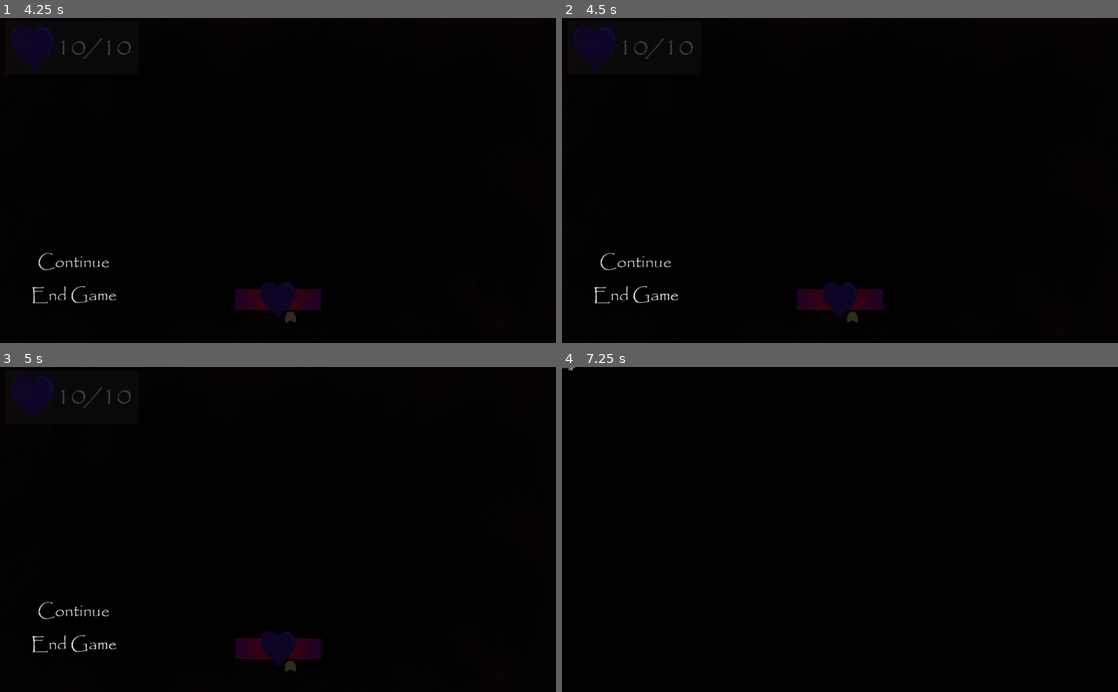
Above: before the commit, frames 1-4 (two rows, left to right).
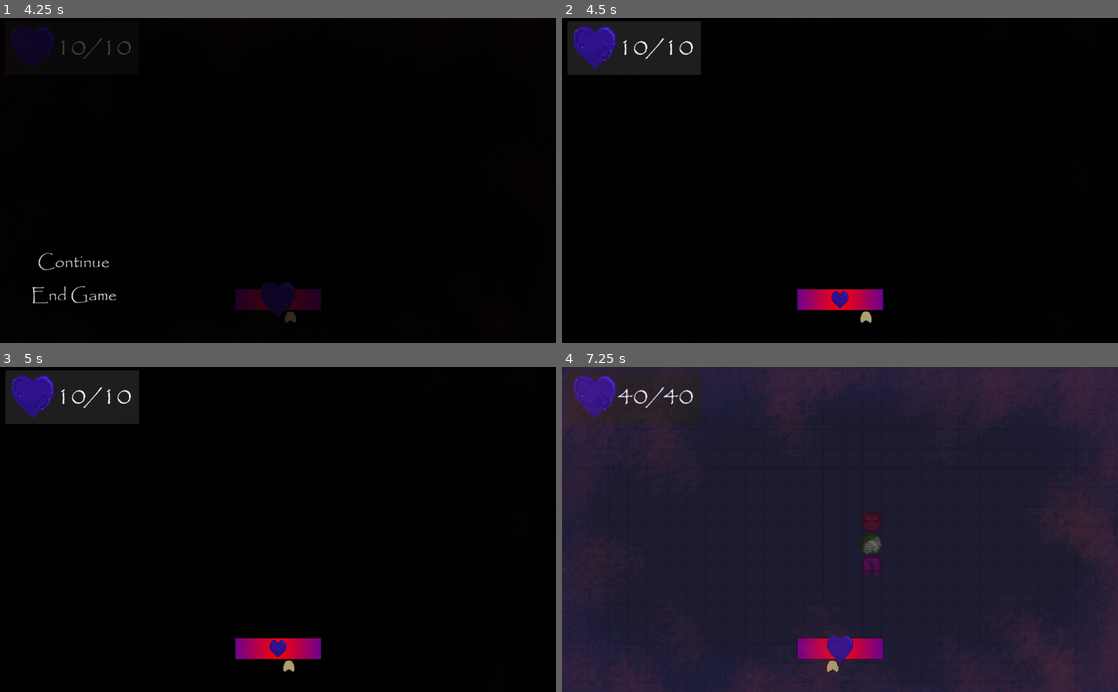
Above: after the commit, the same moments.

Repository: ColdCalzone/GWJ-30
Game: Godot game, scene res://hud/HUD.tscn
Two runs of this game, one before a commit and one after it. Both use one fixed random seed, a clock stepped at 60 frames per second and the inputs below. Before the commit the project has no main scene; this scene is started directly in both runs.
Inputs (mouse positions are in pixels of both pictures, inside the frame that each line leads up to):
- Up to frame 1 (4.25 s): tap Enter (ui_accept) at 0.5, 0.77, 1.52, 3.02, 3.77 s; move the mouse to (400, 164) at 0.52 s; hold D (move_right) 0.53-1.28 s; hold Space (attack) 0.53-1.28 s; move the mouse to (166, 196) at 1.27 s; hold S (move_down) 1.28-2.03 s; tap Space (attack) at 1.35, 2.85 s; move the mouse to (333, 109) at 2.02 s; hold D (move_right) 2.03-2.78 s; hold Space (attack) 2.03-2.78 s; move the mouse to (250, 245) at 2.77 s; hold W (move_up) 2.78-3.53 s; move the mouse to (444, 229) at 3.52 s; hold A (move_left) from 3.53 s (still down); hold Space (attack) from 3.53 s (still down); tap Escape (pause) at 4.15 s
- Up to frame 2 (4.5 s): release A (move_left) at 4.25 s; release Space (attack) at 4.25 s; click "End Game" at 4.25 s
- Up to frame 3 (5 s): no input
- Up to frame 4 (7.25 s): click (634, 610) at 5 s, where only the run before the commit has a clickable "Continue"; click (840, 555) at 5.75 s, where only the run after the commit has a clickable "Play"; click (840, 555) at 6.5 s, where only the run after the commit has a clickable "Play"

Frame 1 is identical in both runs. In frame 2, 2.5% of the frame differs, in the area x 2-58%, y 2-95%; in frame 3, 2.4%; in frame 4, 100%, in the area x 0-100%, y 0-100%.
Error in both runs: Invalid get index '0' (on base: 'Array'). (res://hud/HealthDisplay.gd:6)

Commit message:
Main Menu.
aaaaaaaaaaaaaaaaaaaaaaaaaaaaaaaaaaaaaaaaaaaaaaaaaaaaaaaaaaaaaaaaaaaaaaaaaaaaaaaaaaaaaaaaaaaaaaaaaaaaaaaaaaaaaaaaaaaaaaaaaaaaaaaaaaaaaaaaaaaaaaaaaaaaaaaaaaaaaAAAAAAAAAAAAAAAAAAAAAAAAAAAAAAAAAAAAAAAAA?

Diff:
--- /dev/null
+++ b/assets/Papyrus.tres
@@ -0,0 +1,9 @@
+[gd_resource type="DynamicFont" load_steps=2 format=2]
+
+[ext_resource path="res://assets/Papyrus.ttf" type="DynamicFontData" id=1]
+
+[resource]
+size = 48
+outline_size = 8
+outline_color = Color( 0, 0, 0, 1 )
+font_data = ExtResource( 1 )
--- a/hud/PauseMenu.gd
+++ b/hud/PauseMenu.gd
@@ -4,7 +4,7 @@
 
 onready var hud := get_parent()
 
-const MENU := preload("res://objects/attacks/Arrow.tscn")
+const MENU := preload("res://scenes/Titlescreen.tscn")
 
 var is_paused := false
 
@@ -41,4 +41,5 @@
 
 
 func _on_EndGameButton_pressed() -> void:
+	set_is_paused(false)
 	TransitionManager.transition(MENU)
--- a/project.godot
+++ b/project.godot
@@ -111,6 +111,7 @@
 [application]
 
 config/name="GWJ 30"
+run/main_scene="res://scenes/Titlescreen.tscn"
 boot_splash/image="res://wallpaper.png"
 boot_splash/bg_color=Color( 0.0588235, 0.121569, 0.188235, 1 )
 config/icon="res://icon.png"
--- /dev/null
+++ b/scenes/Exit.gd
@@ -0,0 +1,4 @@
+extends Node
+
+func _ready():
+	get_tree().quit()
--- /dev/null
+++ b/scenes/Exit.tscn
@@ -0,0 +1,6 @@
+[gd_scene load_steps=2 format=2]
+
+[ext_resource path="res://scenes/Exit.gd" type="Script" id=1]
+
+[node name="Exit" type="Node"]
+script = ExtResource( 1 )
--- /dev/null
+++ b/scenes/Titlescreen.gd
@@ -0,0 +1,16 @@
+extends Control
+
+onready var play = $MenuCenter/MenuVBox/Play
+onready var exit = $MenuCenter/MenuVBox/Exit
+
+onready var game = load("res://scenes/Game.tscn")
+onready var exit_workaround = load("res://scenes/Exit.tscn")
+
+func _ready():
+	play.connect("pressed", self, "button_pressed", ["play"])
+	exit.connect("pressed", self, "button_pressed", ["exit"])
+
+func button_pressed(id : String):
+	match id:
+		"play": TransitionManager.transition(game)
+		"exit": TransitionManager.transition(exit_workaround)
--- /dev/null
+++ b/scenes/Titlescreen.tscn
@@ -0,0 +1,65 @@
+[gd_scene load_steps=4 format=2]
+
+[ext_resource path="res://assets/title.png" type="Texture" id=1]
+[ext_resource path="res://assets/Papyrus.tres" type="DynamicFont" id=2]
+[ext_resource path="res://scenes/Titlescreen.gd" type="Script" id=3]
+
+[node name="Titlescreen" type="Control"]
+anchor_right = 1.0
+anchor_bottom = 1.0
+script = ExtResource( 3 )
+__meta__ = {
+"_edit_use_anchors_": false
+}
+
+[node name="ColorRect" type="ColorRect" parent="."]
+margin_right = 1024.0
+margin_bottom = 600.0
+mouse_filter = 2
+color = Color( 0, 0, 0, 1 )
+__meta__ = {
+"_edit_use_anchors_": false
+}
+
+[node name="LogoContainer" type="CenterContainer" parent="."]
+margin_right = 1024.0
+margin_bottom = 200.0
+__meta__ = {
+"_edit_use_anchors_": false
+}
+
+[node name="Logo" type="TextureRect" parent="LogoContainer"]
+margin_left = 212.0
+margin_right = 812.0
+margin_bottom = 200.0
+texture = ExtResource( 1 )
+
+[node name="MenuCenter" type="CenterContainer" parent="."]
+margin_top = 200.0
+margin_right = 1024.0
+margin_bottom = 600.0
+__meta__ = {
+"_edit_use_anchors_": false
+}
+
+[node name="MenuVBox" type="VBoxContainer" parent="MenuCenter"]
+margin_left = 412.0
+margin_top = 106.0
+margin_right = 612.0
+margin_bottom = 294.0
+custom_constants/separation = 8
+
+[node name="Play" type="Button" parent="MenuCenter/MenuVBox"]
+margin_right = 200.0
+margin_bottom = 90.0
+rect_min_size = Vector2( 200, 90 )
+custom_fonts/font = ExtResource( 2 )
+text = "Play"
+
+[node name="Exit" type="Button" parent="MenuCenter/MenuVBox"]
+margin_top = 98.0
+margin_right = 200.0
+margin_bottom = 188.0
+rect_min_size = Vector2( 200, 90 )
+custom_fonts/font = ExtResource( 2 )
+text = "Exit"
--- a/singletons/AudioManager.tscn
+++ b/singletons/AudioManager.tscn
@@ -1,13 +1,16 @@
 [gd_scene load_steps=9 format=2]
 
 [ext_resource path="res://singletons/AudioManager.gd" type="Script" id=1]
-[ext_resource path="res://sfx/swish-1.wav" type="AudioStream" id=2]
-[ext_resource path="res://sfx/ambience/birdchirpingplaceholder.wav" type="AudioStream" id=3]
+[ext_resource path="res://scenes/sfx/swish-1.wav" type="AudioStream" id=2]
+[ext_resource path="res://scenes/sfx/ambience/birdchirpingplaceholder.wav" type="AudioStream" id=3]
 [ext_resource path="res://music/placeholder_music.wav" type="AudioStream" id=4]
-[ext_resource path="res://sfx/warn_sound.ogg" type="AudioStream" id=5]
+[ext_resource path="res://scenes/sfx/warn_sound.ogg" type="AudioStream" id=5]
 [ext_resource path="res://music/Rocken.ogg" type="AudioStream" id=6]
-[ext_resource path="res://sfx/cymbal_crash.ogg" type="AudioStream" id=7]
-[ext_resource path="res://sfx/heartbeat.ogg" type="AudioStream" id=8]
+[ext_resource path="res://scenes/sfx/cymbal_crash.ogg" type="AudioStream" id=7]
+[ext_resource path="res://scenes/sfx/heartbeat.ogg" type="AudioStream" id=8]
+
+
+
 
 [node name="AudioManager" type="Node2D"]
 script = ExtResource( 1 )
--- a/singletons/CombatManager.tscn
+++ b/singletons/CombatManager.tscn
@@ -2,6 +2,8 @@
 
 [ext_resource path="res://singletons/CombatManager.gd" type="Script" id=1]
 
+
+
 [node name="CombatManager" type="Node2D"]
 z_index = 1
 script = ExtResource( 1 )
--- a/singletons/DamageNotifierManager.tscn
+++ b/singletons/DamageNotifierManager.tscn
@@ -1,6 +1,8 @@
 [gd_scene load_steps=2 format=2]
 
 [ext_resource path="res://singletons/DamageNotifierManager.gd" type="Script" id=1]
+
+
 
 [node name="DamageNotifierManager" type="Node2D"]
 z_index = 4096
--- a/singletons/Map.tscn
+++ b/singletons/Map.tscn
@@ -2,6 +2,8 @@
 
 [ext_resource path="res://singletons/Map.gd" type="Script" id=1]
 [ext_resource path="res://assets/tilemap.png" type="Texture" id=2]
+
+
 
 [sub_resource type="NavigationPolygon" id=1]
 vertices = PoolVector2Array( 0, 0, 32, 0, 32, 32, 0, 32 )
--- a/singletons/ParticleManager.tscn
+++ b/singletons/ParticleManager.tscn
@@ -2,6 +2,8 @@
 
 [ext_resource path="res://singletons/ParticleManager.gd" type="Script" id=1]
 
+
+
 [node name="ParticleManager" type="Node2D"]
 z_index = 2
 script = ExtResource( 1 )
--- a/singletons/TransitionManager.tscn
+++ b/singletons/TransitionManager.tscn
@@ -33,12 +33,14 @@
 }
 
 [node name="TransitionManager" type="CanvasLayer"]
+pause_mode = 2
 script = ExtResource( 1 )
 
 [node name="Control" type="ColorRect" parent="."]
 modulate = Color( 1, 1, 1, 0 )
 anchor_right = 1.0
 anchor_bottom = 1.0
+mouse_filter = 2
 color = Color( 0, 0, 0, 1 )
 __meta__ = {
 "_edit_use_anchors_": false
Not shown, added: scenes/sfx/ambience/birdchirpingplaceholder.wav.import
Not shown, added: scenes/sfx/cymbal_crash.ogg.import
Not shown, added: scenes/sfx/heartbeat.ogg.import
Not shown, changed: scenes/sfx/swish-1.wav.import
Not shown, added: scenes/sfx/warn_sound.ogg.import
Not shown, removed: sfx/ambience/birdchirpingplaceholder.wav.import
Not shown, removed: sfx/cymbal_crash.ogg.import
Not shown, removed: sfx/heartbeat.ogg.import
Not shown, removed: sfx/warn_sound.ogg.import
Not shown, added: scenes/sfx/ambience/birdchirpingplaceholder.wav
Not shown, added: scenes/sfx/cymbal_crash.ogg
Not shown, added: scenes/sfx/heartbeat.ogg
(and 2 more such lines)
